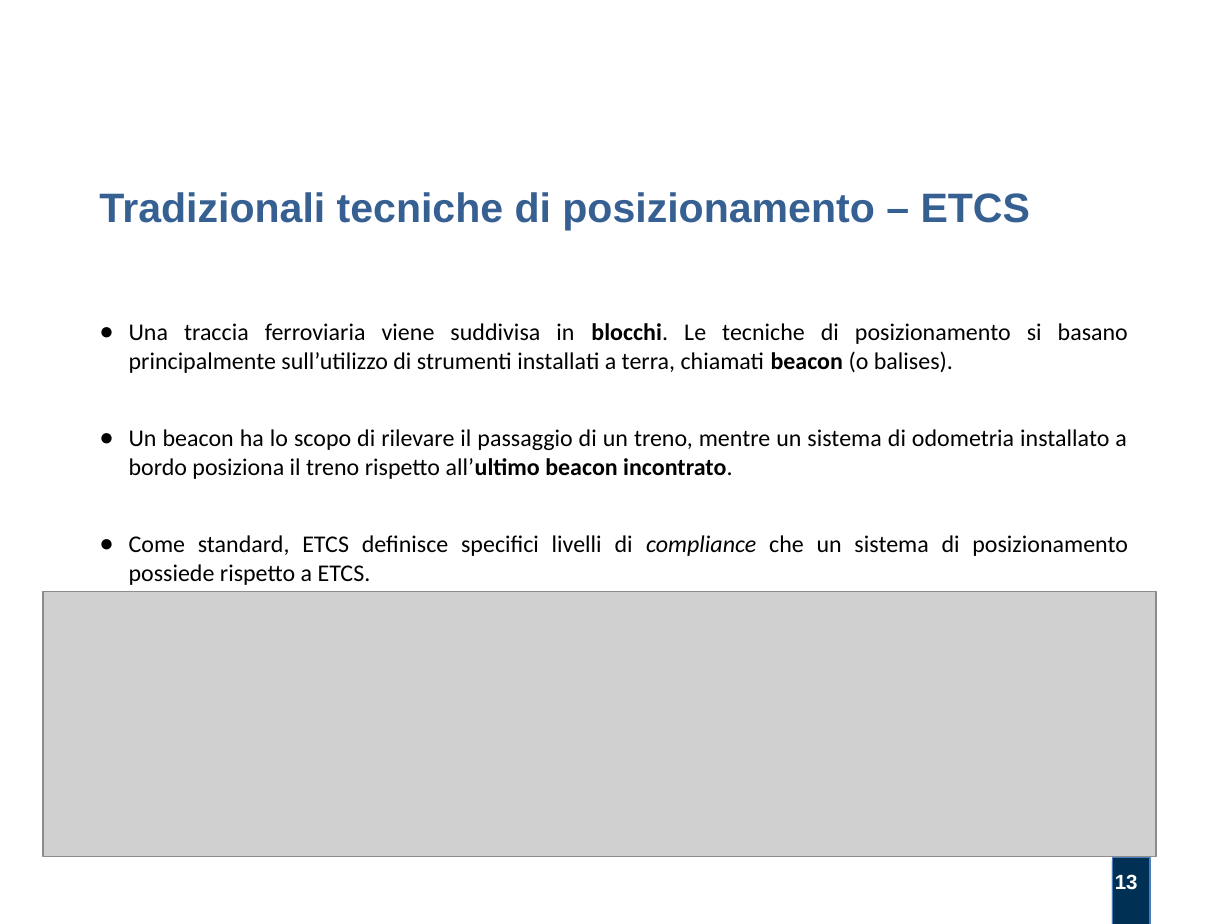
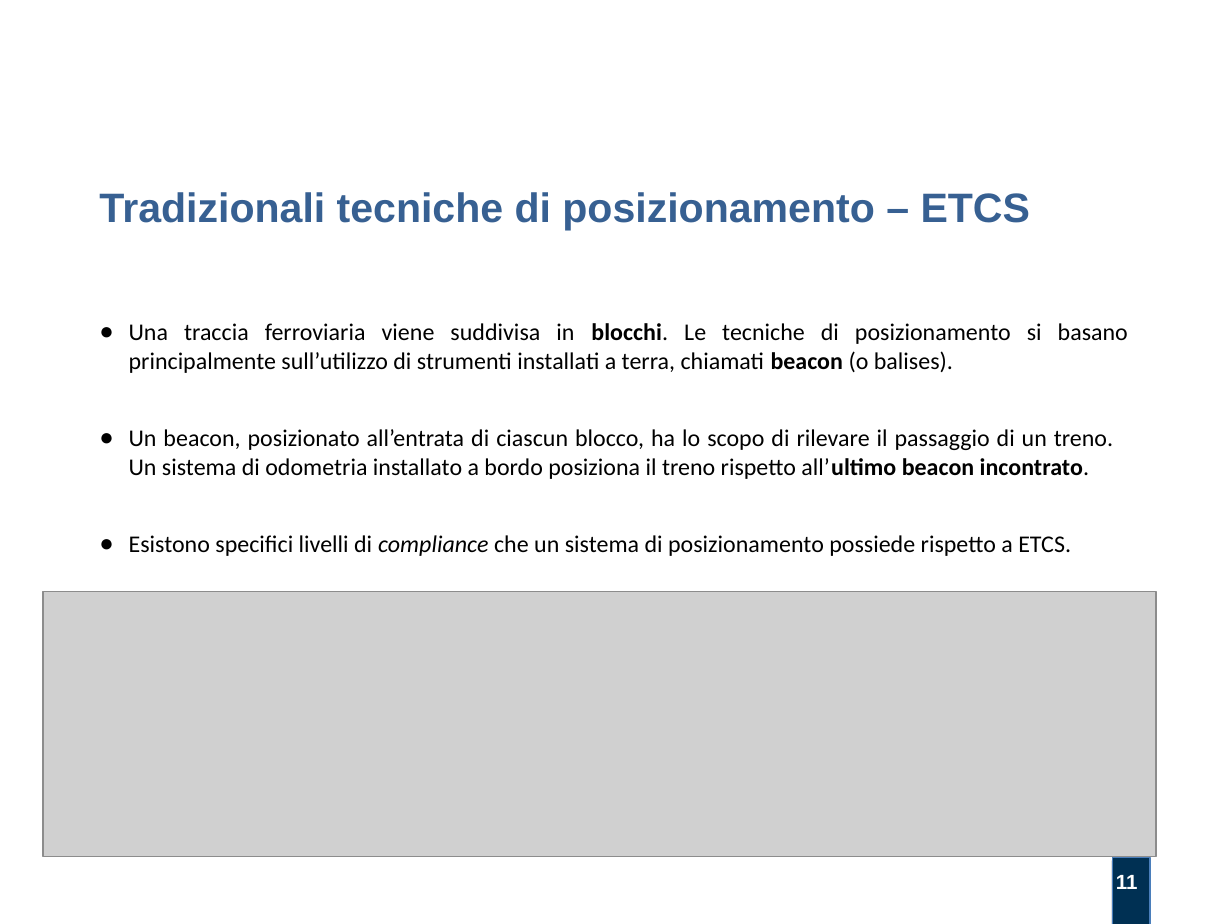
Before and after one commit to alexfoglia1/thesis, a slide deck: slide 11 of Slides/slides.odp (slide 13 before the commit). Drawn at 1232x924 pixels with LibreOffice and Linux fonts; fonts in the diff are those of the drawing; grey boxes stand for pictures; background and template pictures are left out. Boxes give left, top, right and bottom in pixels: in the first picture for what was removed or moved away, otherwise in the second. Text is boxed around its words. In the diff, an @@ line names an element or a change of style, - is before the commit and + after.

```diff
--- a/Slides/slides.odp
+++ b/Slides/slides.odp
@@ text at <box>129,429,1113,556</box>: text changed @@
-● Un beacon ha lo scopo di rilevare il passaggio di un treno, mentre un sistema di odometria installato a bordo posiziona il treno rispetto all’ultimo beacon incontrato.
-● Come standard, ETCS definisce specifici livelli di compliance che un sistema di posizionamento possiede rispetto a ETCS.
+● Un beacon, posizionato all’entrata di ciascun blocco, ha lo scopo di rilevare il passaggio di un treno. Un sistema di odometria installato a bordo posiziona il treno rispetto all’ultimo beacon incontrato.
+● Esistono specifici livelli di compliance che un sistema di posizionamento possiede rispetto a ETCS.
@@ page number at <box>1115,874,1138,890</box>: text changed @@
-13
+11
```
Also in this commit, not shown: 2 other slides changed, 10 slides added, 1 slide removed, 3 other files.
